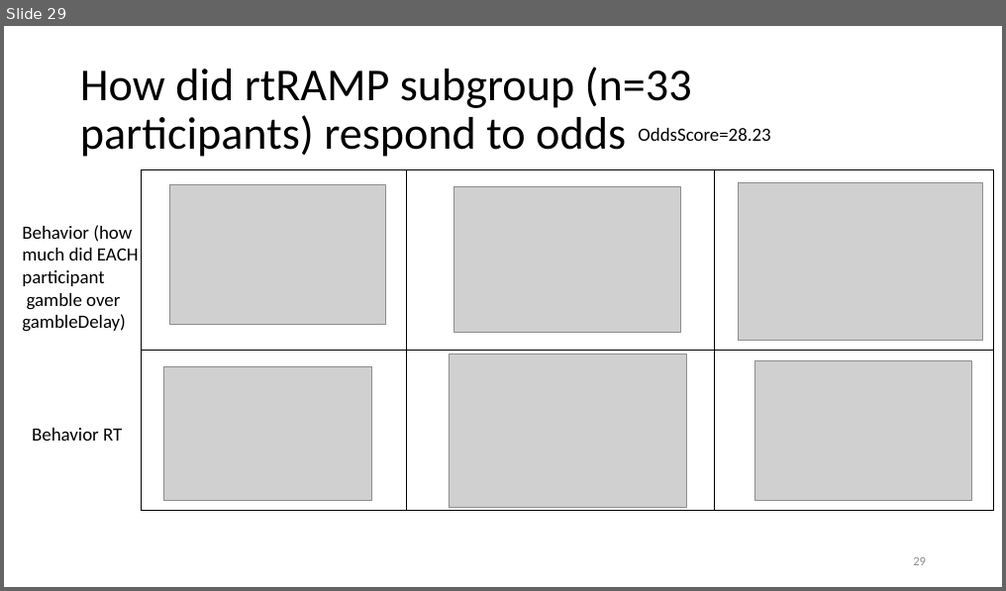
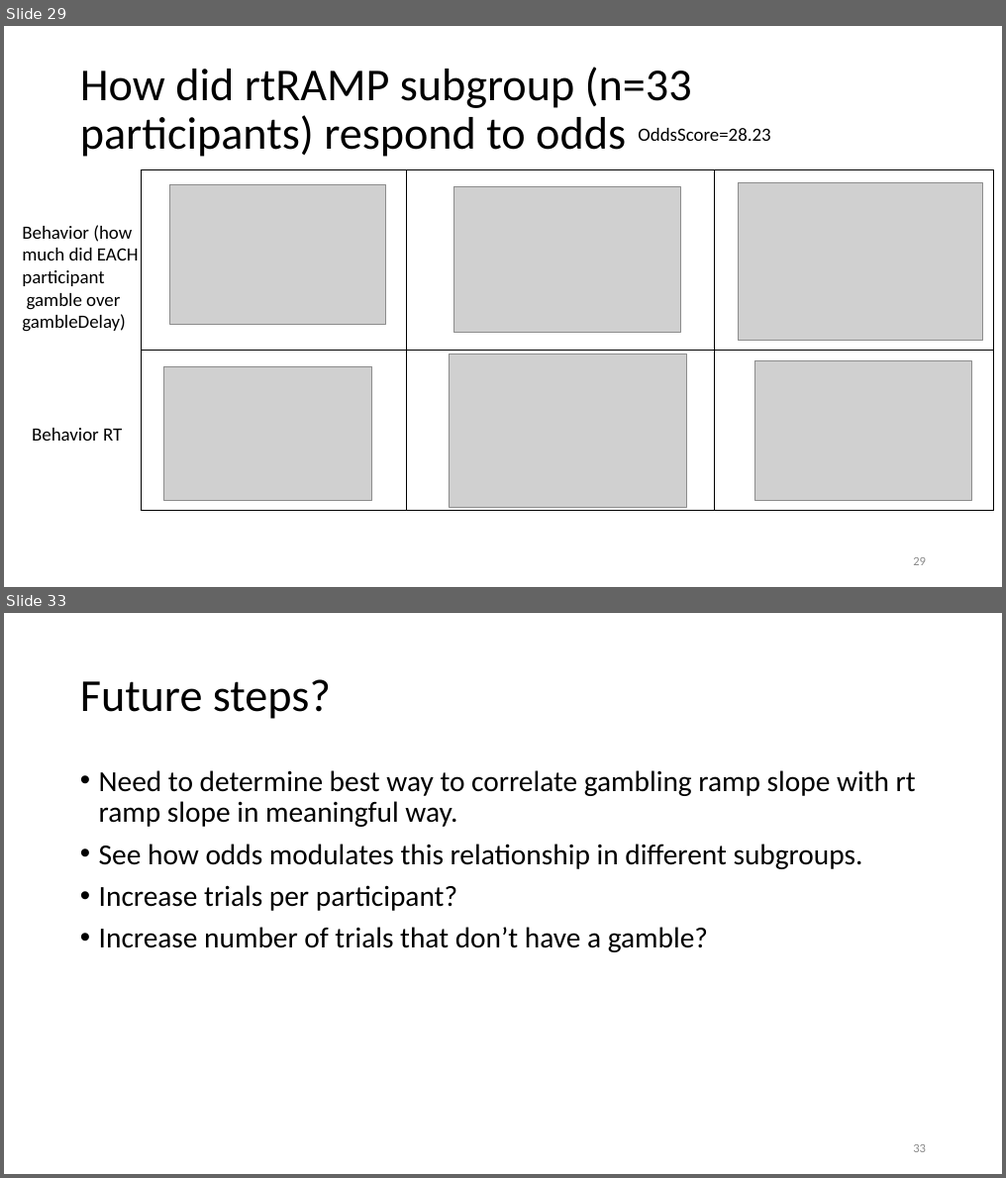
Before and after one commit to gpagnier/rampAnalysis, a slide deck: RampV02Presentation.pptx. Shown one above the other, each under a label of ours: slide 29 before the commit, slides 29 and 33 after it; the slides between them are not shown. The pictures are 1006x591 and 1006x1178 pixels, drawn with LibreOffice and Linux fonts; fonts in the diff are those of the drawing; grey boxes stand for pictures. Boxes give left, top, right and bottom in pixels: in the first picture for what was removed or moved away, otherwise in the second. Text is boxed around its words. In the diff, an @@ line names an element or a change of style, - is before the commit and + after.

```diff
--- a/RampV02Presentation.pptx
+++ b/RampV02Presentation.pptx
@@ slide 33 added at <box>4,613,1002,1174</box>, background #FFFFFF @@
@@ title added at <box>80,679,331,719</box>, 44 pt, text #000000 @@
+Future steps?
@@ text added at <box>99,770,916,953</box>, 28 pt, text #000000 @@
+• Need to determine best way to correlate gambling ramp slope with rt ramp slope in meaningful way.
+• See how odds modulates this relationship in different subgroups.
+• Increase trials per participant?
+• Increase number of trials that don’t have a gamble?
@@ page number added at <box>913,1145,926,1153</box>, 12 pt, text #8C8C8C @@
+33
```
Also in this commit, not shown: 1 slide changed, 2 other slides added, 2 other files.
